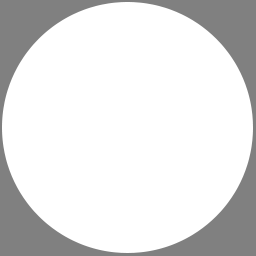
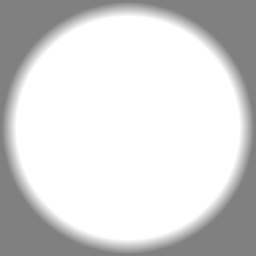
Comparing the layer stacks of the two 256×256 images. Changes:
painted on "Ellipse 1" over [2, 2, 253, 253]
